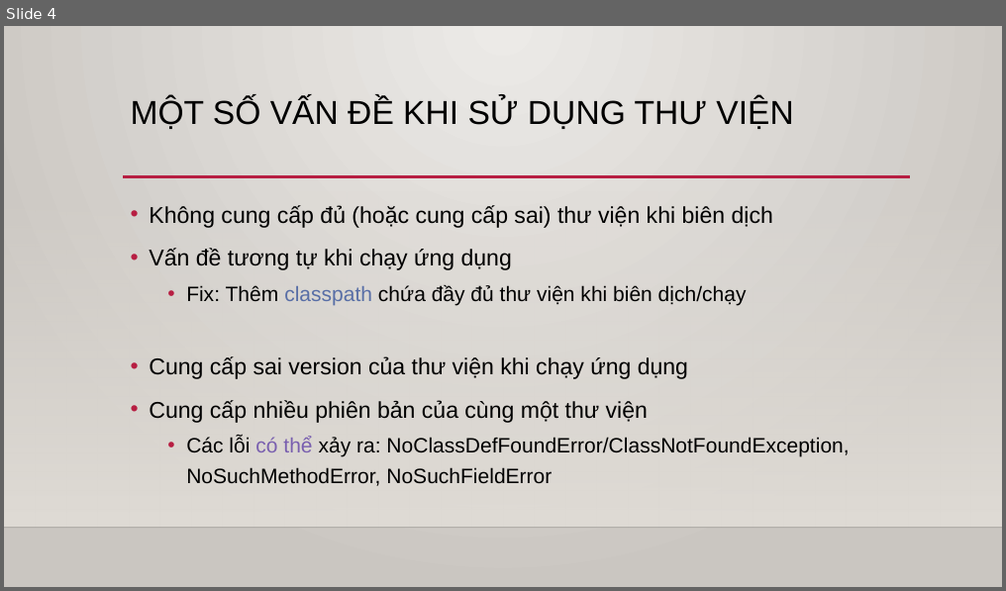
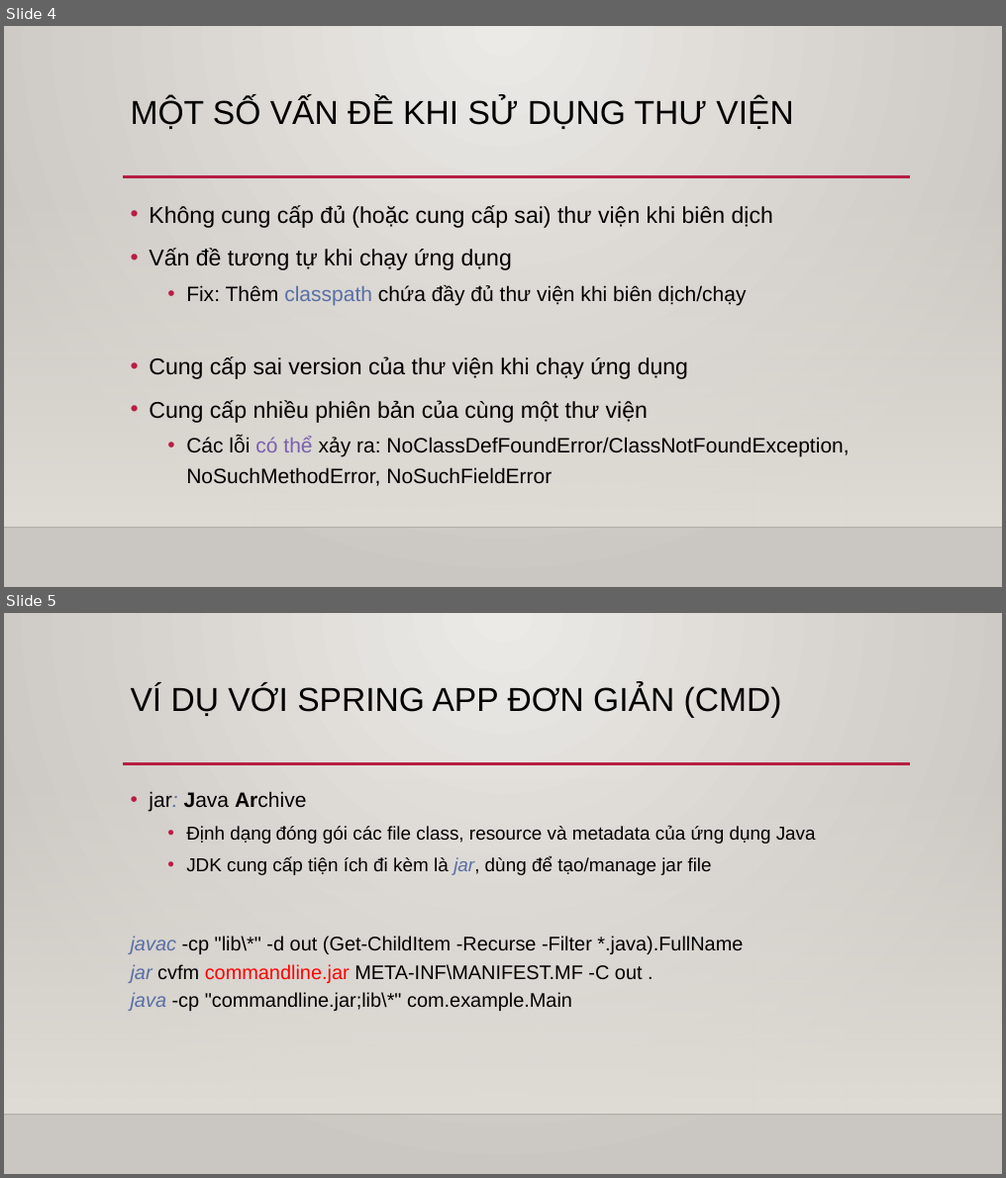
Before and after one commit to anaconda875/command-line, a slide deck: Basic Java.pptx. Shown one above the other, each under a label of ours: slide 4 before the commit, slides 4 and 5 after it. The pictures are 1006x591 and 1006x1178 pixels, drawn with LibreOffice and Linux fonts; fonts in the diff are those of the drawing; background and template pictures are left out. Boxes give left, top, right and bottom in pixels: in the first picture for what was removed or moved away, otherwise in the second. Text is boxed around its words. In the diff, an @@ line names an element or a change of style, - is before the commit and + after.

Commit message:
spring jar

```diff
--- a/Basic Java.pptx
+++ b/Basic Java.pptx
@@ slide 5 added at bbox=[4, 613, 1002, 1174], background gradient #ECEAE7 to #CAC7C1; not listed: 3 template elements that a slide beside it also shows @@
@@ title added at bbox=[131, 684, 782, 718], 32 pt, text #000000 @@
+VÍ DỤ VỚI SPRING APP ĐƠN GIẢN (CMD)
@@ text added at bbox=[131, 791, 816, 1011], 19 pt, text #000000 @@
+• jar: Java Archive
+  • Định dạng đóng gói các file class, resource và metadata của ứng dụng Java
+  • JDK cung cấp tiện ích đi kèm là jar, dùng để tạo/manage jar file
+javac -cp "lib\*" -d out (Get-ChildItem -Recurse -Filter *.java).FullName
+jar cvfm commandline.jar META-INF\MANIFEST.MF -C out .
+java -cp "commandline.jar;lib\*" com.example.Main
```
Also in this commit, not shown: 11 other files.
